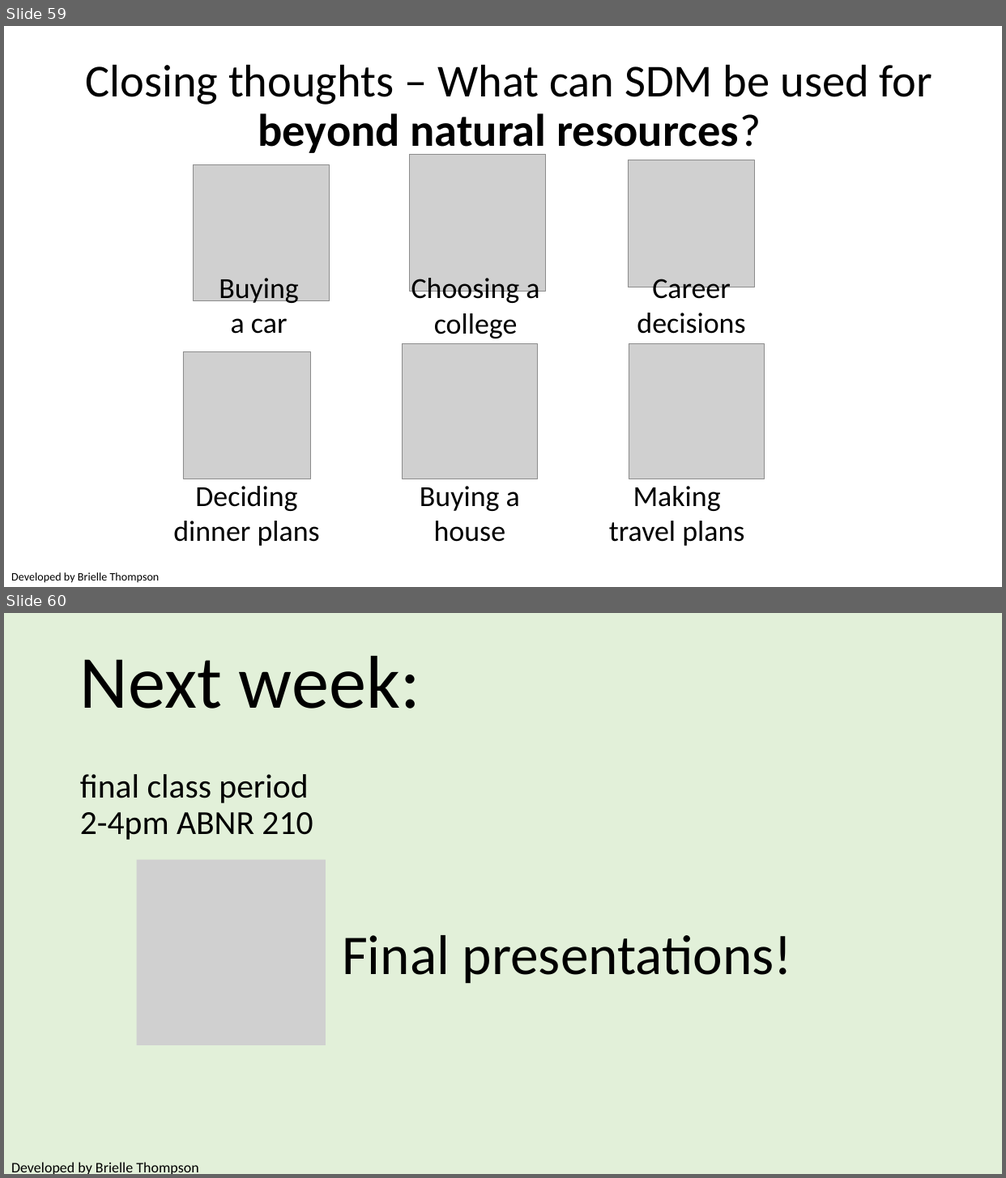
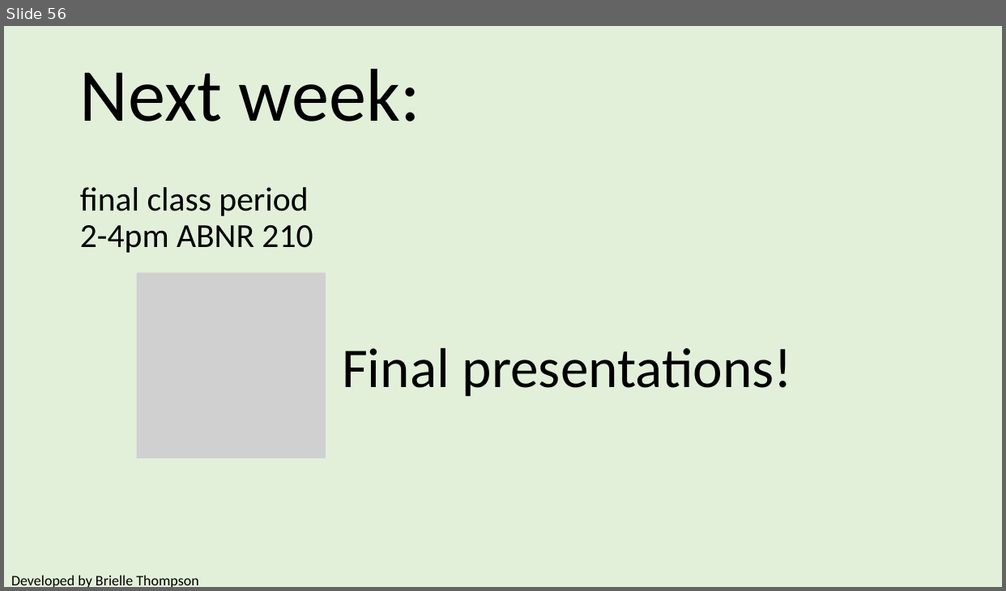
Before and after one commit to briellekthompson/NATR_8001_DecisionAnalysis_Fall25_Mizzou, a slide deck: material/Week7-UncertaintyPart2-Risk/Week7_SDM_Mizzou.pptx. Shown one above the other, each under a label of ours: slides 59 and 60 before the commit, slide 56 after it. The pictures are 1006x1178 and 1006x591 pixels, drawn with LibreOffice and Linux fonts; fonts in the diff are those of the drawing; grey boxes stand for pictures; background and template pictures are left out. Boxes give left, top, right and bottom in pixels: in the first picture for what was removed or moved away, otherwise in the second. Text is boxed around its words. In the diff, an @@ line names an element or a change of style, - is before the commit and + after.

```diff
--- a/material/Week7-UncertaintyPart2-Risk/Week7_SDM_Mizzou.pptx
+++ b/material/Week7-UncertaintyPart2-Risk/Week7_SDM_Mizzou.pptx
@@ slide 59 removed at [4, 26, 1002, 587], background #FFFFFF @@
@@ title removed at [85, 64, 932, 157] @@
-Closing thoughts – What can SDM be used for
-beyond natural resources?
@@ picture removed at [194, 165, 330, 301] @@
@@ picture removed at [409, 155, 545, 291] @@
@@ picture removed at [629, 160, 756, 288] @@
@@ text removed at [219, 278, 299, 334] @@
-Buying a car
@@ text removed at [411, 278, 539, 339] @@
-Choosing a college
@@ text removed at [637, 279, 745, 334] @@
-Career decisions
@@ picture removed at [183, 352, 310, 479] @@
@@ picture removed at [403, 344, 537, 479] @@
@@ picture removed at [629, 344, 764, 479] @@
@@ text removed at [173, 486, 320, 546] @@
-Deciding dinner plans
@@ text removed at [420, 486, 520, 542] @@
-Buying a house
@@ text removed at [609, 486, 744, 546] @@
-Making travel plans
@@ text removed at [11, 573, 160, 583] @@
-Developed by Brielle Thompson
@@ what was slide 60 is now slide 56 @@
```
Also in this commit, not shown: 3 other slides removed, 5 other files.
